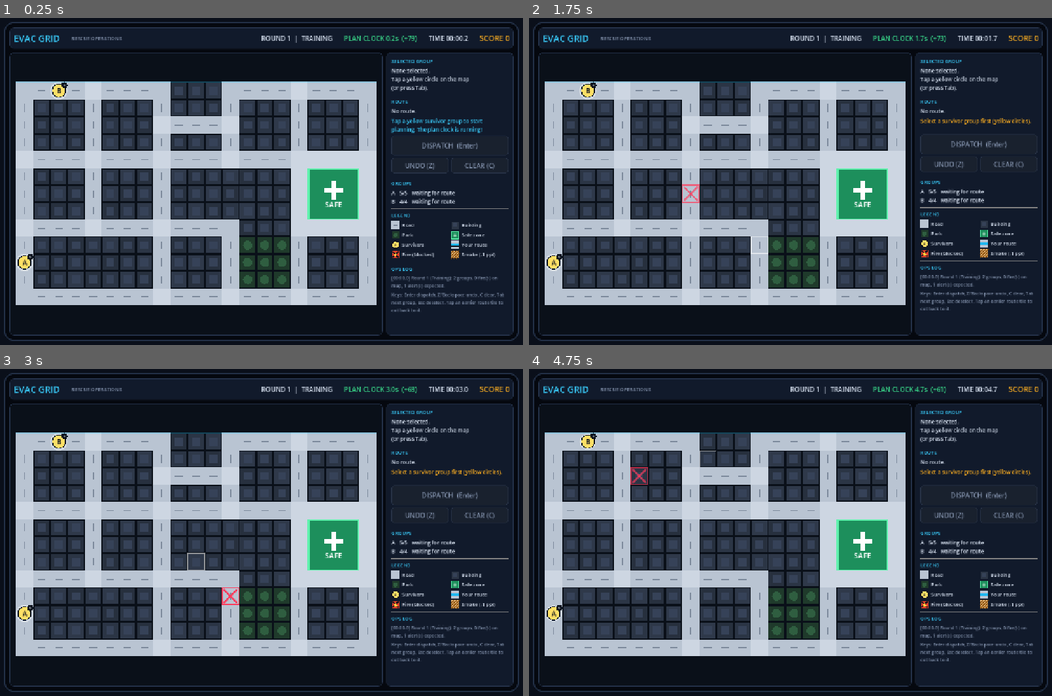
Above: before the commit, frames 1-4 (two rows, left to right).
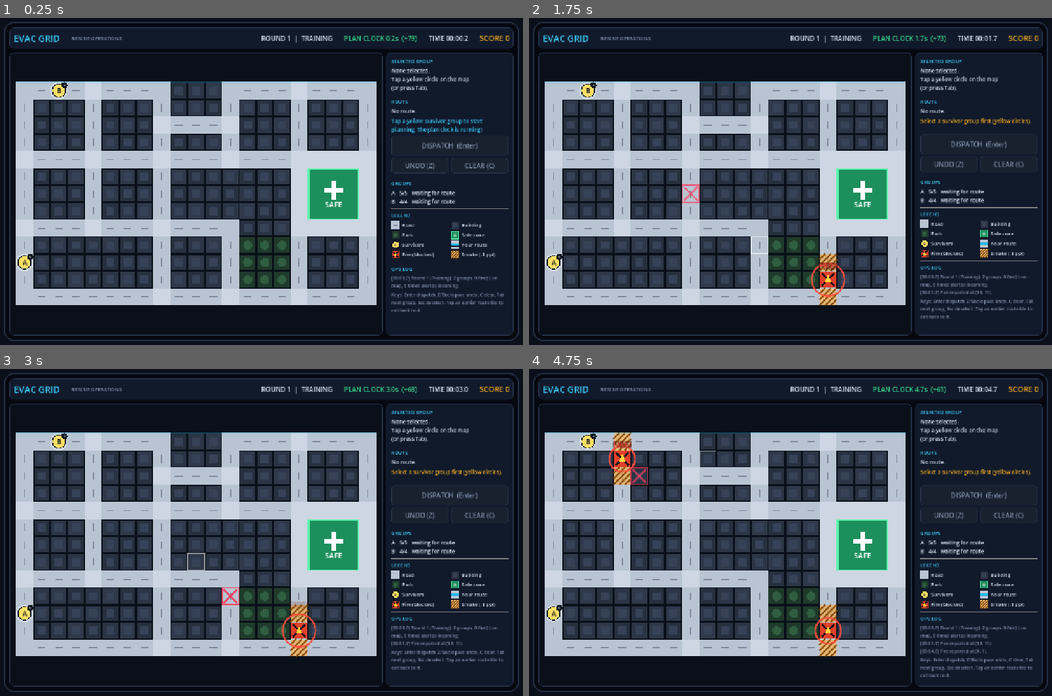
Above: after the commit, the same moments.

Repository: john-jn/gameDev
Game: Godot game, scene res://scenes/main.tscn
The game is run twice, just before and just after one commit, with the same random seed, the same clock (stepped at 60 frames per second) and the same inputs.
Inputs (mouse positions are in pixels of both pictures, inside the frame that each line leads up to):
- Up to frame 1 (0.25 s): no input
- Up to frame 2 (1.75 s): tap A at 0.5, 1.25 s; drag from (727, 194) to (842, 109) at 0.52 s; drag from (685, 197) to (764, 246) at 1.27 s
- Up to frame 3 (3 s): tap A at 2, 2.75 s; move the mouse to (313, 460) at 2.02 s; tap Backspace at 2.1 s; click (313, 460) at 2.17 s; drag from (235, 597) to (104, 483) at 2.77 s
- Up to frame 4 (4.75 s): tap A at 3.5, 4.25 s; move the mouse to (947, 581) at 3.52 s; tap C at 3.6 s; click (947, 581) at 3.67 s; tap Space at 3.77 s; drag from (633, 483) to (712, 450) at 4.27 s

The runs differ from the first frame. In frame 1, less than 0.1% of the frame differs, in the area x 77-88%, y 81-83%; in frame 2, 1.0%; in frame 3, 1.1%; in frame 4, 1.8%, in the area x 15-97%, y 19-95%.

Commit message:
may bago

Diff:
--- a/scripts/game.gd
+++ b/scripts/game.gd
@@ -105,7 +105,7 @@
 	map_view.reset_effects()
 	result_panel.visible = false
 	alert_panel.visible = false
-	_log("Round %d (%s): %d groups, %d fire(s) on map, %d alert(s) expected." % [
+	_log("Round %d (%s): %d groups, %d fire(s) on map, %d timed alert(s) incoming." % [
 		round_num, _difficulty_name(), groups.size(), map.fires.size(), hazards.events_remaining])
 	# MapGenerator.build_from_seed(round, seed) rebuilds this exact map.
 	print("Evac Grid round %d map: %s" % [round_num, map.gen_info])
@@ -291,7 +291,6 @@
 		kind, selected.label, route.size() - 1, shortest, secs, pts, "response" if is_reroute else "planning"])
 	map_view.popup(selected.tile, "+%d" % pts, COL_ACCENT)
 	selected.dispatch(route)
-	hazards.on_dispatch()
 	plan_clock_start = round_time
 	selected = null
 	route.clear()
--- a/scripts/hazard_manager.gd
+++ b/scripts/hazard_manager.gd
@@ -1,86 +1,89 @@
 class_name HazardManager
 extends RefCounted
-## Spawns fires during a run. Each fire lands on the not-yet-walked part of a
-## moving group's route (so the operator has to react), but only on a tile
-## where EVERY active group still has a path to safety afterwards. A group can
-## therefore never be stranded by a hazard.
+## Spawns fires during a run on a real-time schedule. Hazards begin counting
+## down when the round starts, even if the operator has not dispatched a group.
+## Each fire is sampled from the whole open road network instead of targeting
+## a moving group's route. It is still placed only where EVERY active group
+## keeps a path to safety afterwards, so a group can never be stranded.
 
 var events_remaining := 0
 var min_delay := 2.0
 var max_delay := 3.5
-var _cooldown := -1.0  ## seconds until the next attempt; < 0 means disarmed
+var _cooldown := -1.0  ## seconds until the next attempt
 var _rng: RandomNumberGenerator
 
 
 func setup(round_num: int, rng: RandomNumberGenerator) -> void:
 	_rng = rng
-	events_remaining = mini(1 + floori((round_num - 1) / 2.0), 5)
-	min_delay = maxf(0.8, 2.2 - 0.15 * (round_num - 1))
-	max_delay = min_delay + 1.5
-	_cooldown = -1.0
+	# Keep a finite number of alerts per round. Later rounds make the same
+	# pressure arrive sooner, rather than making hazards track the player.
+	events_remaining = 6
+	min_delay = maxf(0.65, 2.2 - 0.12 * (round_num - 1))
+	max_delay = min_delay + maxf(0.7, 1.5 - 0.08 * (round_num - 1))
+	_cooldown = _rng.randf_range(min_delay * 0.5, min_delay)
 
 
-## Called whenever a route is dispatched; arms the hazard timer.
+## Kept as a compatibility hook for callers from the old dispatch-driven model.
+## The timer is already armed by setup() and never waits for a dispatch.
 func on_dispatch() -> void:
-	if events_remaining > 0 and _cooldown < 0.0:
-		_cooldown = _rng.randf_range(min_delay, max_delay)
+	pass
 
 
 ## Returns the tile that caught fire this frame, or CityMap.NO_TILE.
 func update(delta: float, map: CityMap, groups: Array[SurvivorGroup]) -> Vector2i:
-	if events_remaining <= 0 or _cooldown < 0.0:
+	if events_remaining <= 0:
 		return CityMap.NO_TILE
 	_cooldown -= delta
 	if _cooldown > 0.0:
 		return CityMap.NO_TILE
-	var any_moving := false
+	var any_active := false
 	for g in groups:
-		if g.state == SurvivorGroup.State.MOVING and not g.halt_requested:
-			any_moving = true
-	if not any_moving:
-		_cooldown = -1.0  # wait for the next dispatch
+		if g.is_active():
+			any_active = true
+	if not any_active:
 		return CityMap.NO_TILE
 	var tile := _pick_tile(map, groups)
 	if tile == CityMap.NO_TILE:
-		_cooldown = 0.5  # nothing suitable right now; retry shortly
+		_cooldown = 0.35  # no safe candidate right now; retry without rearming
 		return CityMap.NO_TILE
 	map.add_fire(tile)
 	events_remaining -= 1
-	_cooldown = _rng.randf_range(min_delay, max_delay) if events_remaining > 0 else -1.0
+	_cooldown = _rng.randf_range(min_delay, max_delay) if events_remaining > 0 else 0.0
 	return tile
 
 
 func _pick_tile(map: CityMap, groups: Array[SurvivorGroup]) -> Vector2i:
-	var movers: Array[SurvivorGroup] = []
-	for g in groups:
-		if g.state == SurvivorGroup.State.MOVING and not g.halt_requested:
-			movers.append(g)
-	# Seeded shuffles (not Array.shuffle(), which uses the global RNG) keep a
-	# session started with a fixed seed reproducible.
-	MapGenerator.shuffle(movers, _rng)
-	for g in movers:
-		# Leave at least one free tile between the group's stop tile and the fire,
-		# and never block the final step into the safe zone.
-		var cands: Array[Vector2i] = []
-		for i in range(g.index + 3, g.path.size() - 1):
-			var p := g.path[i]
-			if not map.is_safe(p):
-				cands.append(p)
-		MapGenerator.shuffle(cands, _rng)
-		for p in cands:
-			if _can_block(map, p, groups):
-				return p
+	# Seeded shuffling (not Array.shuffle(), which uses the global RNG) samples
+	# the complete city road network. A route may be hit by chance, but it is no
+	# longer selected as the hazard's preferred target.
+	var open_roads: Array[Vector2i] = []
+	for y in map.height:
+		for x in map.width:
+			var p := Vector2i(x, y)
+			if map.is_street(p) and not map.is_safe(p) and not map.is_fire(p) and not map.is_intersection(p):
+				open_roads.append(p)
+	MapGenerator.shuffle(open_roads, _rng)
+	for p in open_roads:
+		if _can_block(map, p, groups):
+			return p
 	return CityMap.NO_TILE
 
 
 func _can_block(map: CityMap, p: Vector2i, groups: Array[SurvivorGroup]) -> bool:
 	if map.is_fire(p) or map.is_safe(p) or not map.is_street(p):
 		return false
+	# Test the actual post-fire state, rather than only checking whether a group
+	# can currently reach the candidate. This works for waiting, moving and
+	# already-blocked groups alike.
+	map.add_fire(p)
 	for g in groups:
 		if not g.is_active():
 			continue
 		if p == g.tile or p == g.stop_tile() or p == g.next_tile():
+			map.remove_fire(p)
 			return false
-		if not map.has_path(g.stop_tile(), p):
+		if not map.has_path(g.stop_tile()):
+			map.remove_fire(p)
 			return false
+	map.remove_fire(p)
 	return true
--- a/scripts/map_generator.gd
+++ b/scripts/map_generator.gd
@@ -3,9 +3,11 @@
 ## Builds the city for each round.
 ## Round 1 is a fixed, hand-authored training map. Later rounds grow their road
 ## network with a Physarum (slime mould) simulation started from a randomized
-## colony center (see PhysarumSim). If that fails validation a bounded number
-## of times, the older street lattice (which always has alternate routes) is
-## tried, and finally the hand-authored map, so a round can always be played.
+## colony center (see PhysarumSim), then organize the result into a top-down
+## city plan: orthogonal avenues, side streets, building blocks and cross-links.
+## If that fails validation a bounded number of times, the older street lattice
+## (which always has alternate routes) is tried, and finally the hand-authored
+## map, so a round can always be played.
 ## After the roads exist, both generators share the same steps: survivors are
 ## placed, road segments are closed and fires pre-placed one at a time, and any
 ## change that would strand a group or remove its detours is reverted.
@@ -60,6 +62,10 @@
 const MAX_CLOSURE_LENGTH := 4
 ## Map area (tiles) per food source.
 const AREA_PER_FOOD := 24.0
+## City blocks are deliberately small enough to produce several alternate
+## routes, while still leaving building clusters between streets.
+const CITY_MIN_BLOCK_WIDTH := 2
+const CITY_AVENUE_WIDTH := 2
 
 
 static func build_round(round_num: int, rng: RandomNumberGenerator) -> CityMap:
@@ -184,8 +190,15 @@
 	sim.run(rng)
 	var trail := sim.tile_trail()
 
-	# 5. Roads follow the veins: link the colony center, the food and the
-	#    junctions the colony formed by its own accord.
+	# 5. Establish a street plan first. The Physarum field decides which of the
+	#    planned streets become wider avenues, while the regular orthogonal plan
+	#    gives the map the multiple routes and block structure of a city.
+	var city_info := _lay_city_grid(m, round_num, trail, rng)
+
+	# 6. Roads follow the veins: link the colony center, the food and the
+	#    junctions the colony formed by its own accord. Existing city streets are
+	#    cheap, so these connectors generally reuse the grid and create extra
+	#    district-to-district routes instead of isolated organic branches.
 	var nodes: Array[Vector2i] = [safe_entry, center_tile]
 	for f in foods:
 		if not nodes.has(f):
@@ -194,7 +207,7 @@
 		nodes.append(j)
 	_carve_links(m, trail, nodes)
 
-	# 6. Clean up: keep only roads joined to the safe zone, thin 2x2 road
+	# 7. Clean up: keep only roads joined to the safe zone, thin 2x2 road
 	#    blobs, add bypasses around single points of failure until every road
 	#    tile has a detour (or the budget runs out), thin again, then drop
 	#    whatever dead ends are left.
@@ -204,9 +217,9 @@
 	_thin_blobs(m)
 	_prune_dead_ends(m)
 	_sprinkle_parks(m, rng)
-	m.gen_info = {"center": center, "spawn_radius": radius, "steps": sim.steps_run, "nodes": nodes.size()}
-
-	# 7. Shared gameplay steps.
+	m.gen_info = {"center": center, "spawn_radius": radius, "steps": sim.steps_run, "nodes": nodes.size(), "city": city_info}
+
+	# 8. Shared gameplay steps.
 	if not _place_survivors(m, round_num, rng):
 		return null
 	_close_segments(m, _road_segments(m), closure_count_for(round_num), rng)
@@ -305,6 +318,81 @@
 		if ok:
 			out.append(p)
 	return out
+
+
+## Builds a compact top-down street plan with unevenly spaced city blocks.
+## The base plan is a connected grid, so every district has several ways to
+## reach the safe zone. Physarum's trail field chooses the two main avenues;
+## making those streets wider gives the organic simulation a visible effect
+## without allowing it to collapse the whole map into one long corridor.
+static func _lay_city_grid(m: CityMap, round_num: int, trail: PackedFloat32Array, rng: RandomNumberGenerator) -> Dictionary:
+	var blocks_x := mini(4 + round_num, 9)
+	var blocks_y := mini(3 + floori(round_num / 2.0), 6)
+	var xs := _city_line_positions(m.width, blocks_x, rng)
+	var ys := _city_line_positions(m.height, blocks_y, rng)
+	for x in xs:
+		for y in m.height:
+			if not m.is_safe(Vector2i(x, y)):
+				m.set_tile(Vector2i(x, y), CityMap.Tile.ROAD)
+	for y in ys:
+		for x in m.width:
+			if not m.is_safe(Vector2i(x, y)):
+				m.set_tile(Vector2i(x, y), CityMap.Tile.ROAD)
+
+	var avenue_x := _strongest_city_line(trail, m.width, m.height, xs, true)
+	var avenue_y := _strongest_city_line(trail, m.width, m.height, ys, false)
+	# Two-tile avenues are selected from the simulated trail, so different map
+	# seeds produce different district hierarchies while keeping the grid legible.
+	for offset in CITY_AVENUE_WIDTH:
+		var x := avenue_x + offset
+		if x < 0 or x >= m.width:
+			continue
+		for y in m.height:
+			if not m.is_safe(Vector2i(x, y)):
+				m.set_tile(Vector2i(x, y), CityMap.Tile.ROAD)
+	for offset in CITY_AVENUE_WIDTH:
+		var y := avenue_y + offset
+		if y < 0 or y >= m.height:
+			continue
+		for x in m.width:
+			if not m.is_safe(Vector2i(x, y)):
+				m.set_tile(Vector2i(x, y), CityMap.Tile.ROAD)
+	return {"blocks_x": blocks_x, "blocks_y": blocks_y, "avenue_x": avenue_x, "avenue_y": avenue_y}
+
+
+## Uneven but bounded line positions: the blocks read as planned city parcels,
+## while a small seed-dependent offset prevents every round from looking alike.
+static func _city_line_positions(extent: int, block_count: int, rng: RandomNumberGenerator) -> Array[int]:
+	var out: Array[int] = [0]
+	for i in range(1, block_count):
+		var ideal := roundi(float(extent - 1) * float(i) / float(block_count))
+		var min_pos := out[-1] + CITY_MIN_BLOCK_WIDTH
+		var max_pos := (extent - 1) - CITY_MIN_BLOCK_WIDTH * (block_count - i)
+		out.append(clampi(ideal + rng.randi_range(-1, 1), min_pos, max_pos))
+	out.append(extent - 1)
+	return out
+
+
+static func _strongest_city_line(trail: PackedFloat32Array, width: int, height: int,
+		lines: Array[int], vertical: bool) -> int:
+	var best_line := lines[0]
+	var best_score := -1.0
+	for line in lines:
+		var score := 0.0
+		var count := 0
+		if vertical:
+			for y in height:
+				score += trail[y * width + line]
+				count += 1
+		else:
+			for x in width:
+				score += trail[line * width + x]
+				count += 1
+		score /= float(maxi(count, 1))
+		if score > best_score:
+			best_score = score
+			best_line = line
+	return best_line
 
 
 ## Chooses which nodes to link. Candidates are the Gabriel graph of the nodes
Not shown, changed: EVAC_GRID.md
